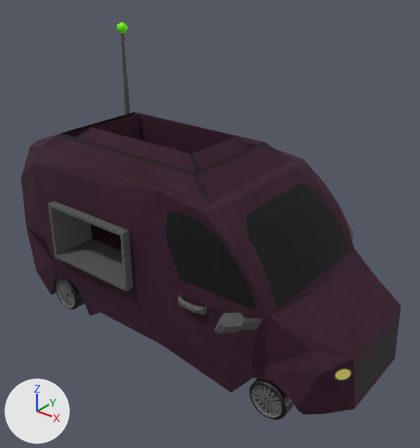
An edit to the Blender file NPR Retuned Unity Project/Assets/_ART/Models/Blender/Player/PlayerVan.blend, drawn before and after from the same camera.
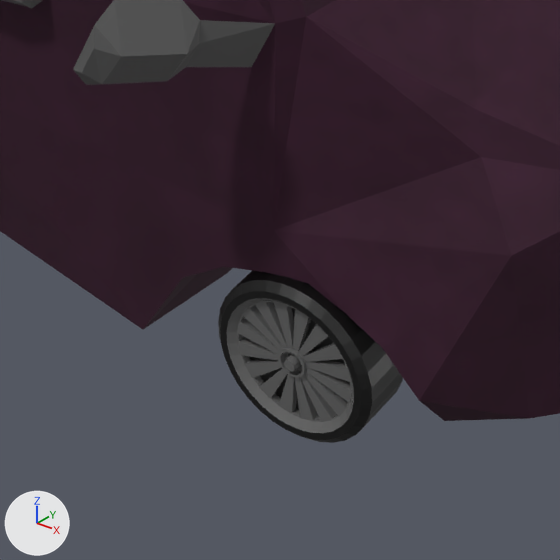
The first picture shows the older version from a 50 mm camera at (8.18, -9.64, 6.33) aimed at (0.47, 0.0, 0.35). The close-ups show the older and then the newer version on the part from 47% to 79% of the width and 70% to 100% of the height of that picture. Only the edits that show in the close-ups are written down. Lighting does not change. The marker at lower left points along +X, +Y and +Z.

Objects in the first close-up: 'VanBody', 'VanDoorFR', 'WheelFR'.
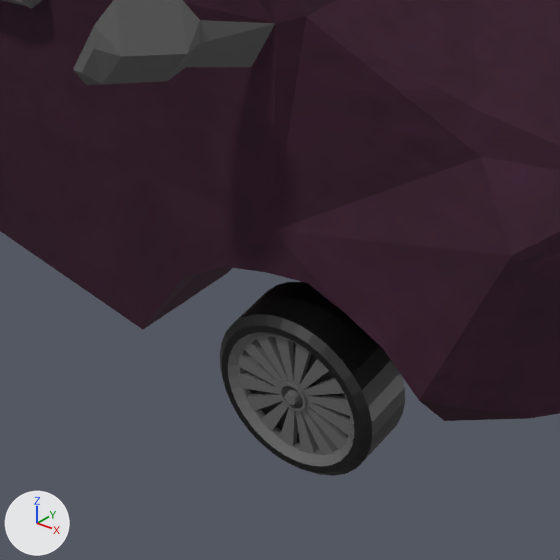
Pixel boxes [x1, y1, x2, y2] of what changed, in the close-ups (560 x 560 px):
'WheelFR', moved, turned
    before: [218, 271, 403, 443]
    after: [220, 282, 405, 476]

Diff of the bpy script that builds the scene:
```diff
--- a/NPR Retuned Unity Project/Assets/_ART/Models/Blender/Player/PlayerVan.blend.py
+++ b/NPR Retuned Unity Project/Assets/_ART/Models/Blender/Player/PlayerVan.blend.py
@@ ob_wheelfr @@
 ob_wheelfr.parent = ob_vanbody
-ob_wheelfr.location = (-1.875, -1.922, 3.48)
+ob_wheelfr.matrix_parent_inverse = Matrix(((0.0, 1.0, 0.0, 0.0), (0.0, 0.0, 1.0, 0.0), (1.0, 0.0, 0.0, 0.0), (0.0, 0.0, 0.0, 1.0)))
+ob_wheelfr.location = (3.495, -1.875, -2.125)
+ob_wheelfr.rotation_euler = (1.571, 0.0, 1.571)  # degrees (90, 0, 90)
```
